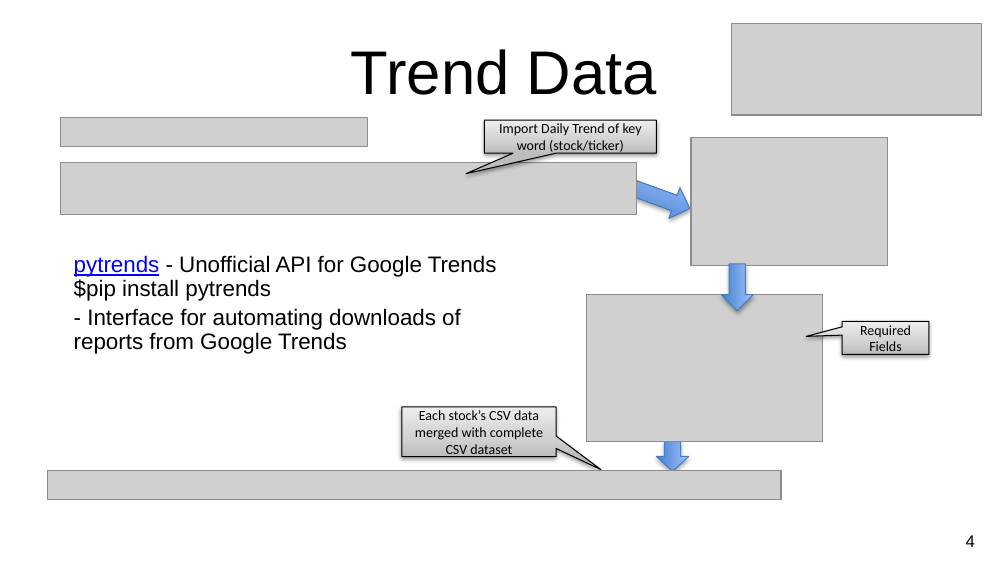
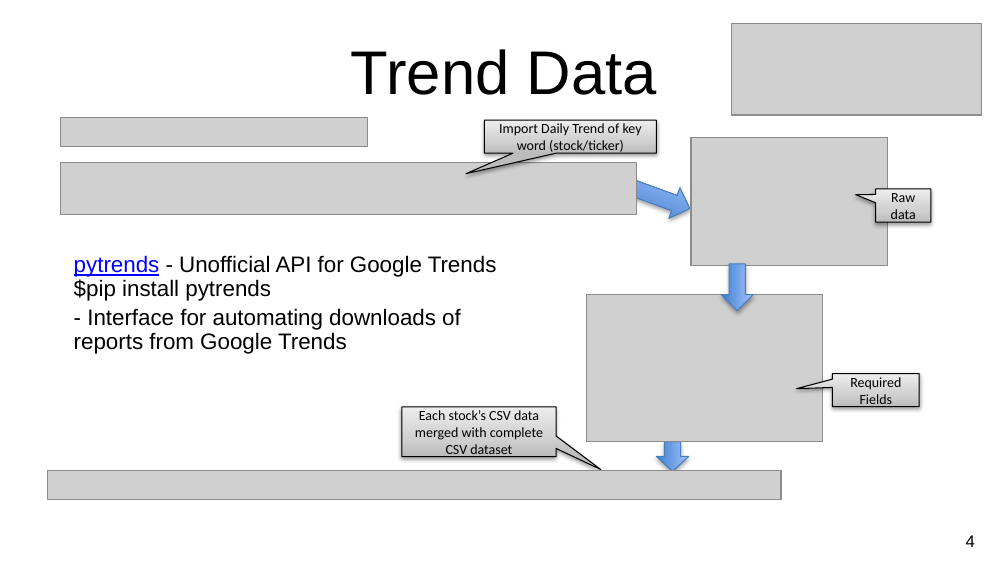
Before and after one commit to CCC-GH/Stocks-ETL-Project, a slide deck: slide 5 of NU-Project2_Stocks.pptx. Drawn at 1008x567 pixels with LibreOffice and Linux fonts; fonts in the diff are those of the drawing; grey boxes stand for pictures; background and template pictures are left out. Boxes give left, top, right and bottom in pixels: in the first picture for what was removed or moved away, otherwise in the second. Text is boxed around its words. In the diff, an @@ line names an element or a change of style, - is before the commit and + after.

```diff
--- a/NU-Project2_Stocks.pptx
+++ b/NU-Project2_Stocks.pptx
@@ speech box added at [876, 188, 931, 222], fill gradient #BDBDBD to #D1D1D1 to #EEEEEE, outline #000000 0.75 pt, 10 pt, text #000000 @@
+Raw data
@@ speech box "Required Fields": place and size @@
-speech box "Required Fields" at [843, 322, 929, 355]
+speech box "Required Fields" at [833, 374, 919, 407]
```
Also in this commit, not shown: 2 other slides changed.
